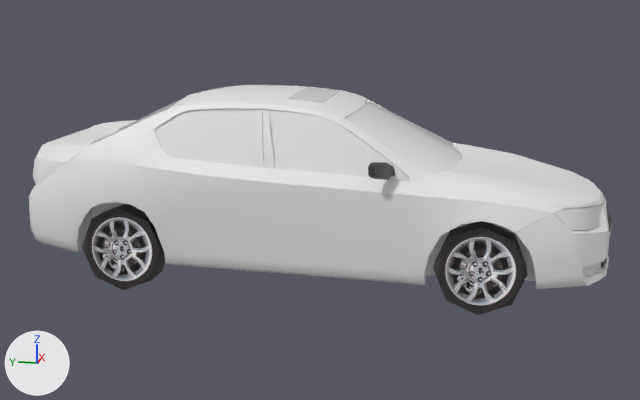
The FBX model Assets/StaticMesh/Dena.fbx as it was, and as the next commit left it.
Camera for both pictures: a camera (50 mm lens) standing at (-6.78, -1.38, 2.28) and looking at (-0.03, -0.03, 0.59). Lighting does not change. The marker at lower left points along +X, +Y and +Z. The picture after the commit comes second. Where no turn or scale is listed for an object, it has been applied to the vertices. Vertices at exactly the same position are counted once.

Names of what the first picture shows: 'Dena'.
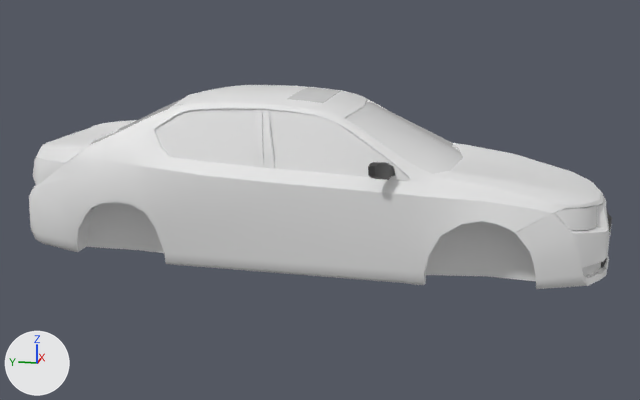
Changed parts and their boxes (x1, y1, x2, y2) in the pictures (640 x 400 px):
'Dena', reshaped (11% shorter): before (29, 85, 612, 315); after (29, 85, 612, 289)
part 1 of me_plane_037, deleted: before (433, 221, 527, 315)
part 2 of me_plane_037, deleted: before (82, 204, 165, 290)

The change, as a diff of the scene's bpy script:
```diff
--- a/Assets/StaticMesh/Dena.fbx.py
+++ b/Assets/StaticMesh/Dena.fbx.py
@@ me_plane_037 @@
 # used by ob_dena; location = (0.0, 0.0, 0.0)
-me_plane_037.from_pydata(...)  # 1860 vertices, 1504 faces; spans x -0.94..0.94, y -2.27..2.27, z 0.0..1.45
+me_plane_037.from_pydata(...)  # 1792 vertices, 1456 faces; spans x -0.94..0.94, y -2.27..2.27, z 0.19..1.45
+# me_plane_037 part 1: the loose piece of 17 vertices spanning x -0.79..-0.57, y -1.64..-1.0, z 0.0..0.65 is deleted
+# me_plane_037 part 2: the loose piece of 17 vertices spanning x -0.79..-0.57, y 1.02..1.66, z 0.0..0.65 is deleted
+# other edits to the shape of me_plane_037 do not show in these pictures
 me_plane_037.materials.append(mat_glass_001)
```
